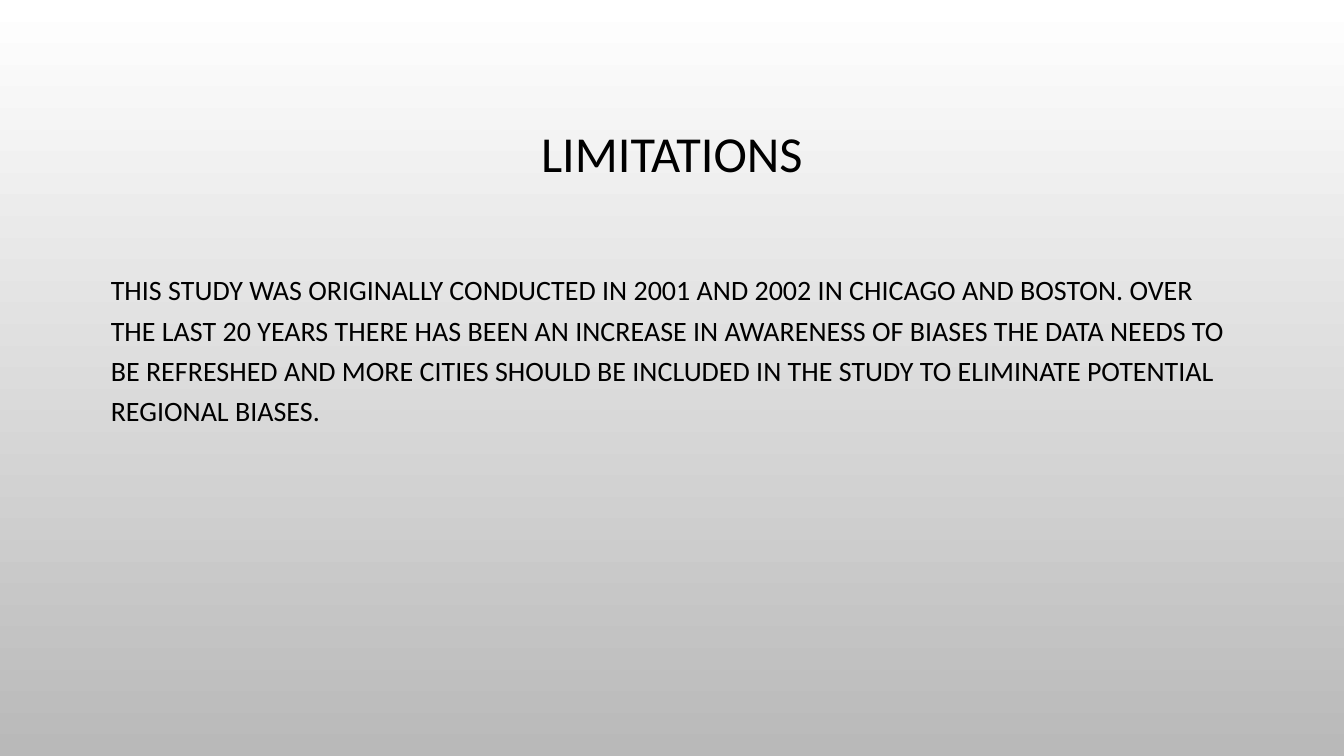
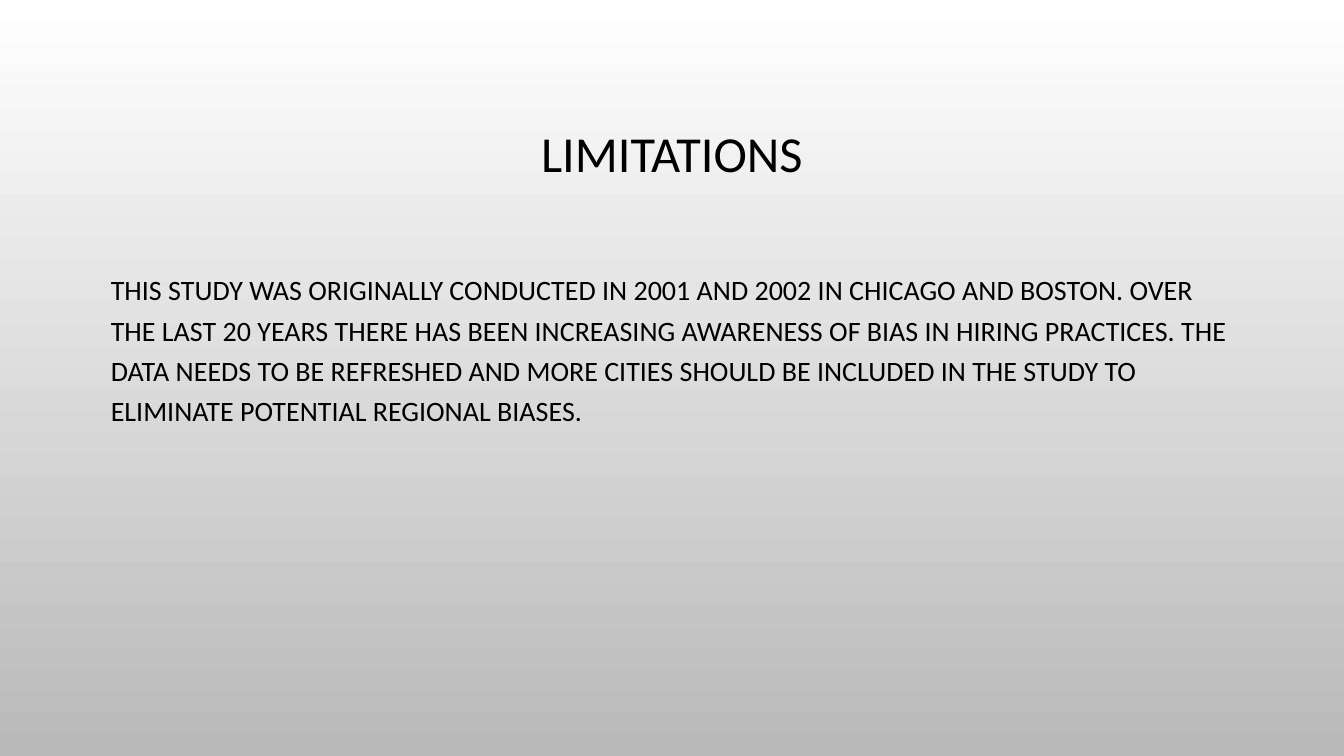
Before and after one commit to himalayahall/CUNY-DATA606, a slide deck: slide 16 of Project/Hakim-Project.pptx. Drawn at 1344x756 pixels with LibreOffice and Linux fonts; fonts in the diff are those of the drawing; background and template pictures are left out. Boxes give left, top, right and bottom in pixels: in the first picture for what was removed or moved away, otherwise in the second. Text is boxed around its words. In the diff, an @@ line names an element or a change of style, - is before the commit and + after.

```diff
--- a/Project/Hakim-Project.pptx
+++ b/Project/Hakim-Project.pptx
@@ text at <box>111,282,1226,421</box>: text changed @@
-THIS STUDY WAS ORIGINALLY CONDUCTED IN 2001 AND 2002 IN CHICAGO AND BOSTON. OVER THE LAST 20 YEARS THERE HAS BEEN AN INCREASE IN AWARENESS OF BIASES THE DATA NEEDS TO BE REFRESHED AND MORE CITIES SHOULD BE INCLUDED IN THE STUDY TO ELIMINATE POTENTIAL REGIONAL BIASES.
+THIS STUDY WAS ORIGINALLY CONDUCTED IN 2001 AND 2002 IN CHICAGO AND BOSTON. OVER THE LAST 20 YEARS THERE HAS BEEN INCREASING AWARENESS OF BIAS IN HIRING PRACTICES. THE DATA NEEDS TO BE REFRESHED AND MORE CITIES SHOULD BE INCLUDED IN THE STUDY TO ELIMINATE POTENTIAL REGIONAL BIASES.
```
Also in this commit, not shown: 1 other slide changed, 1 other file.
